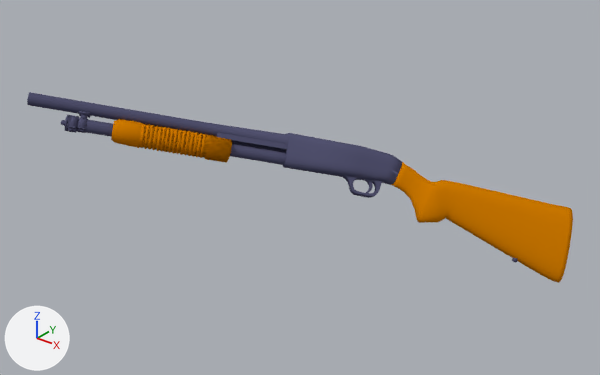
Two versions of the Blender file Badass_Upgrade/DESIGN/GrupoB/Enemies/Escopeta_Enemy01/escopeta.blend, one commit apart.
Before and after are seen from a 50 mm lens placed at (28.6, -20.1, 20.0), pointed at (9.6, 3.6, 5.3). Arrows for +X, +Y and +Z are at lower left; the lights stay in place.

Objects in the first picture: 'barrel', 'foregrip', 'linkage', 'magazine', 'receiver', 'stock'.
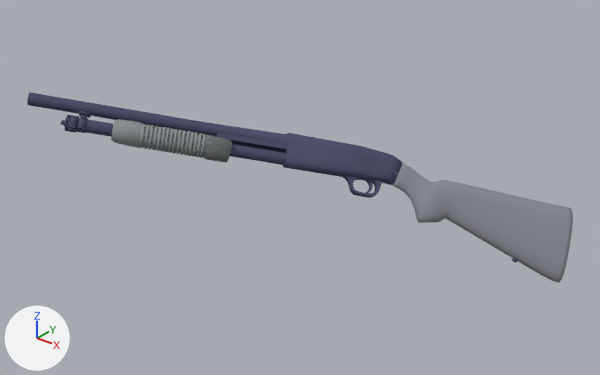
The change, as a list of edits to the scene's bpy script:
```text
Add mat_mànec:
    mat_mànec = diffuse_material('Mànec')
    mat_mànec.base_color = (0.265, 0.273, 0.308)  # grey #8d8f97
Add mat_mànec_001:
    mat_mànec_001 = diffuse_material('Mànec.001')
    mat_mànec_001.base_color = (0.283, 0.299, 0.308)  # grey #919597
Change me_tube_004:
    where me_tube_004.from_pydata(...)  # 3584 vertices, 3072 faces; spans x -1.25..1.25, y -1.3..1.3, z -5.97..5.97
    remove me_tube_004.materials.append(mat_fusta_mànec_001)  # orange #d27c00
    add me_tube_004.materials.append(mat_mànec_001)  # grey #919597
Change me_mesh:
    where me_mesh.from_pydata(...)  # 624 vertices, 668 faces; spans x -5.59..6.02, y -0.85..0.85, z -3.82..2.21
    remove me_mesh.materials.append(mat_fusta_mànec)  # orange #d27c00
    add me_mesh.materials.append(mat_mànec)  # grey #8d8f97
```

Location of each change, [x1, y1, x2, y2] in pixels of the pictures (600 x 375 px):
'stock', recoloured (orange to grey): [391, 162, 573, 283] in both
'foregrip', recoloured: [111, 119, 232, 163] in both
